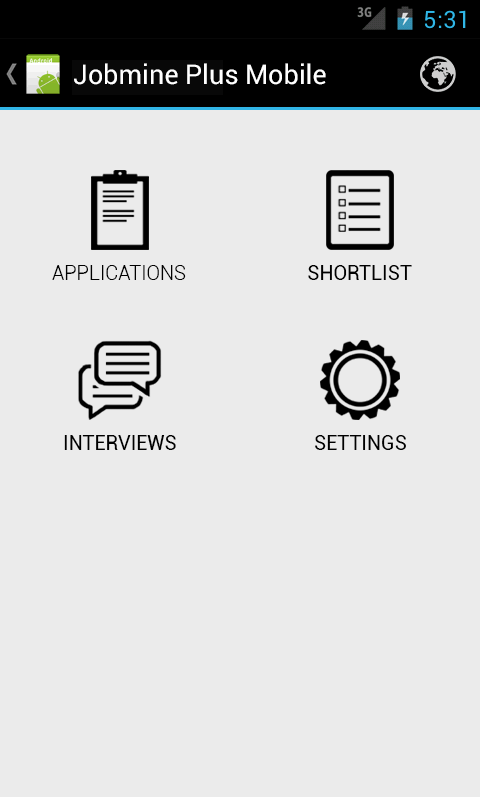
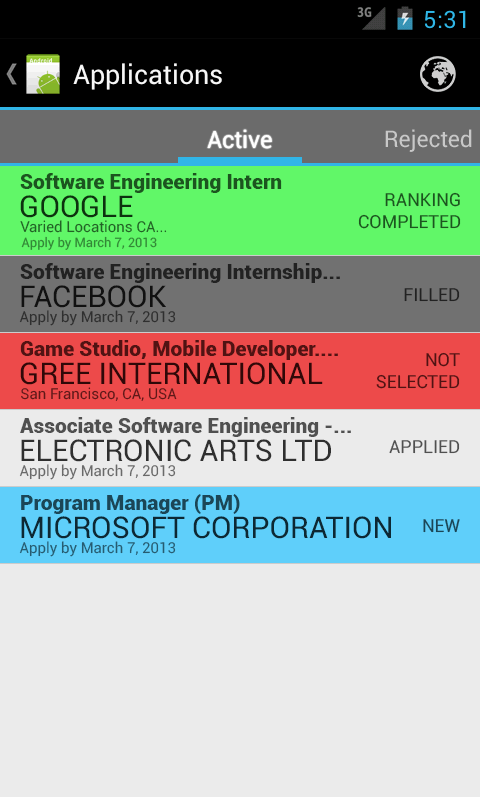
Layer changes from the first (480, 797) image to the second:
hid group "Home" (20 layers) over left=0, top=60, right=480, bottom=564
showed group "Applications/Shortlist" (44 layers) over left=0, top=60, right=480, bottom=564
